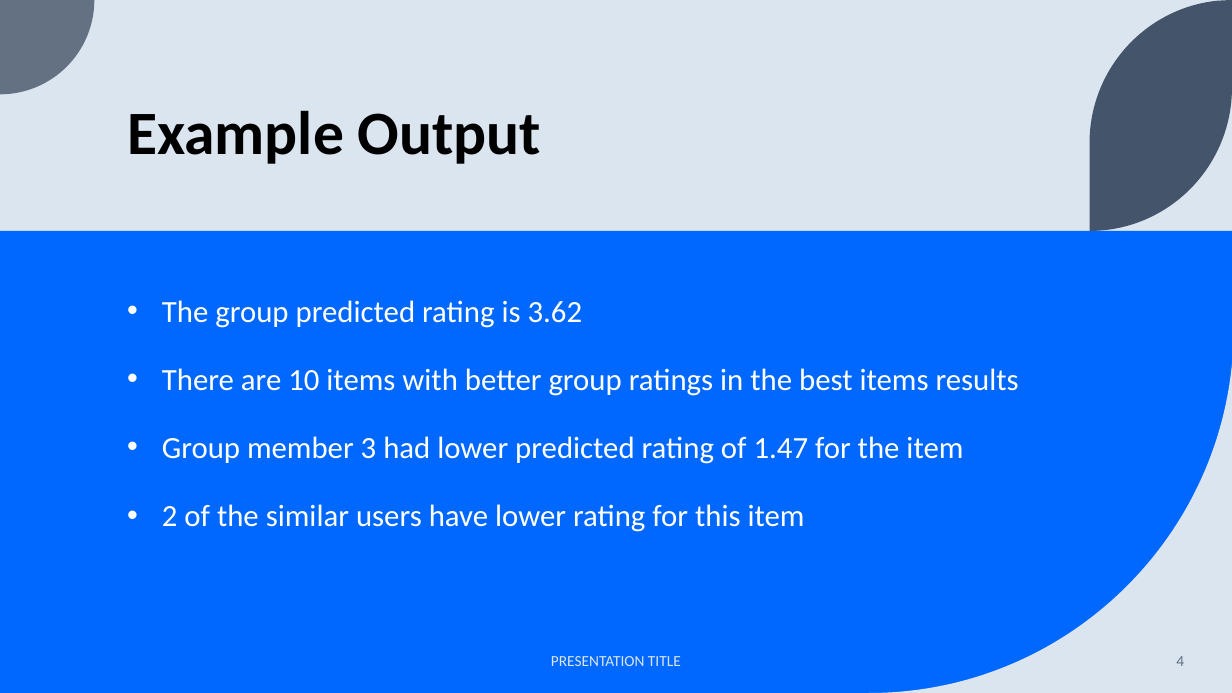
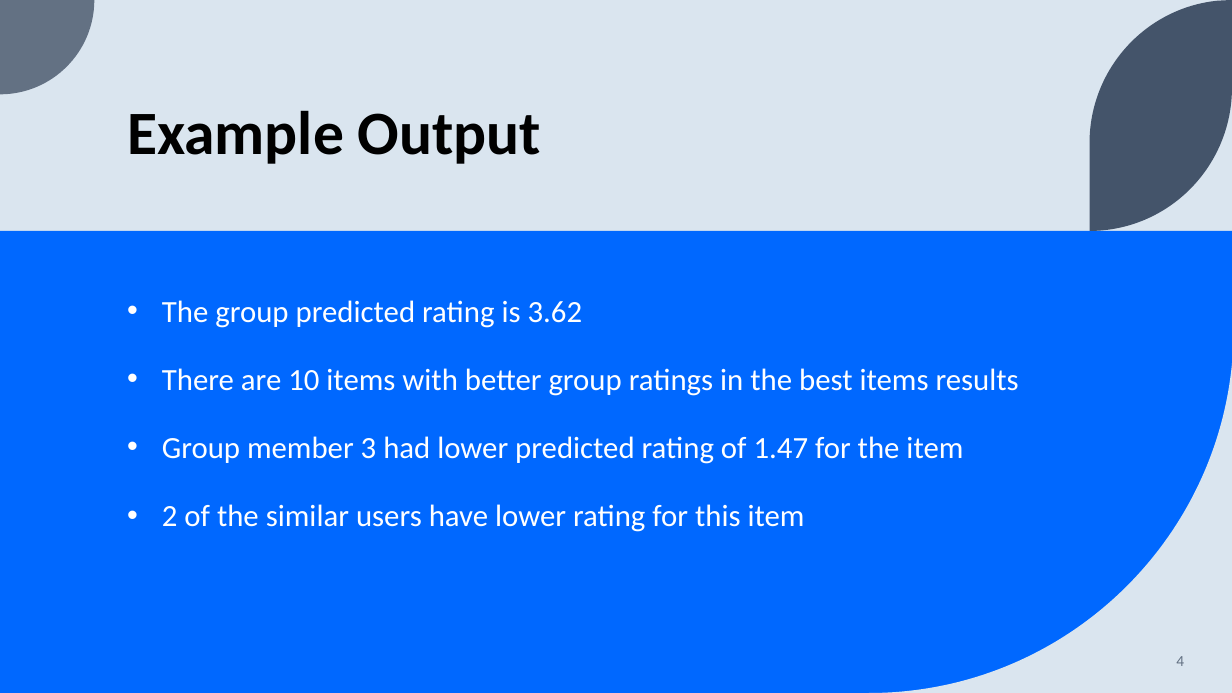
Before and after one commit to Yousif-FJ/RS-User-based-Collaborative-Filtering-Assigment, a slide deck: slide 4 of assignments info/4/Why Not Recommendation Explanation.pptx. Drawn at 1232x693 pixels with LibreOffice and Linux fonts; fonts in the diff are those of the drawing. Boxes give left, top, right and bottom in pixels: in the first picture for what was removed or moved away, otherwise in the second. Text is boxed around its words. In the diff, an @@ line names an element or a change of style, - is before the commit and + after.

```diff
--- a/assignments info/4/Why Not Recommendation Explanation.pptx
+++ b/assignments info/4/Why Not Recommendation Explanation.pptx
@@ text removed at box(551, 656, 681, 666) @@
-PRESENTATION TITLE
```
Also in this commit, not shown: 3 other slides changed.
